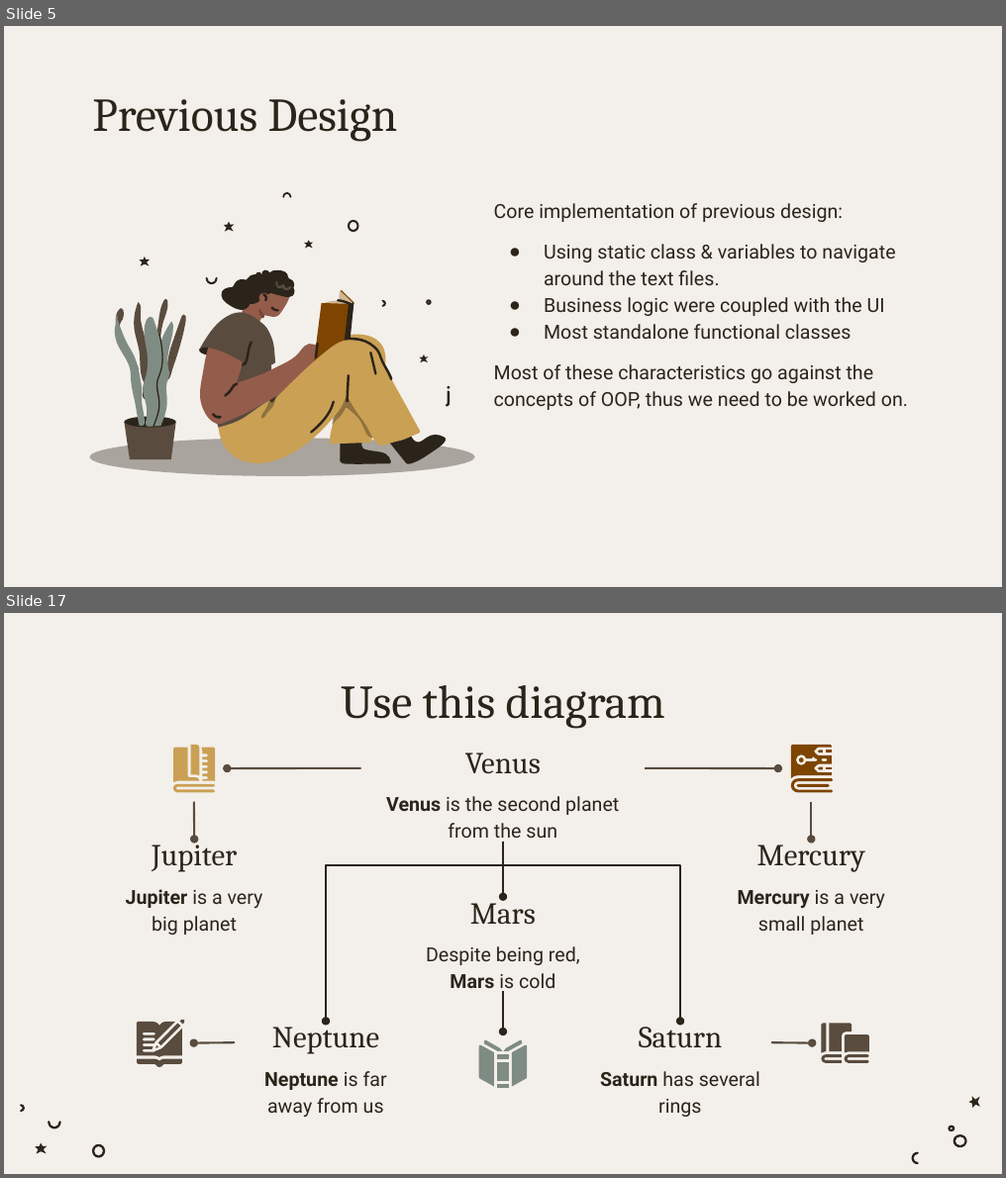
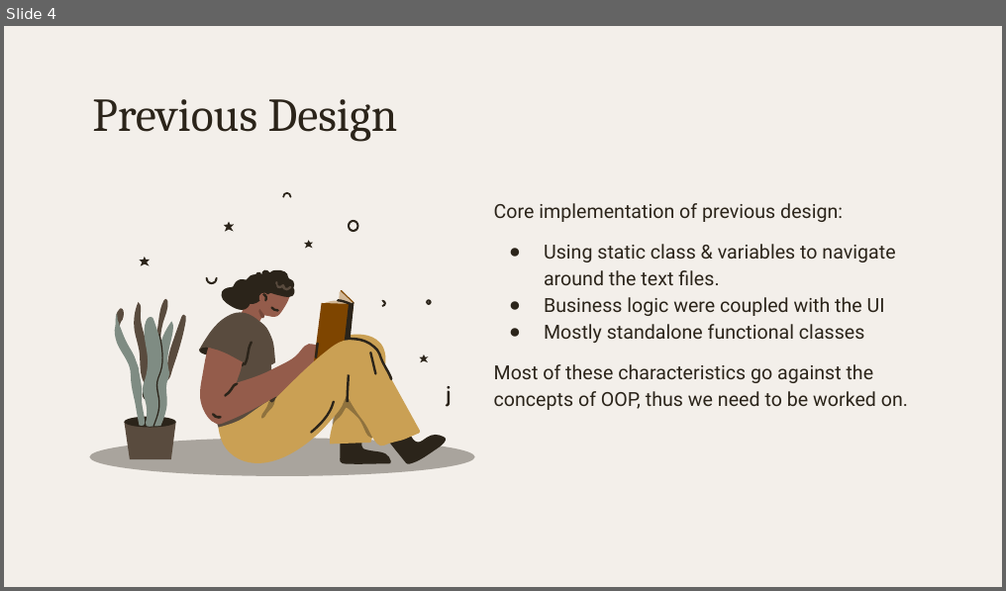
Before and after one commit to hasin023/LinguaL, a slide deck: LinguLFinal.pptx. Shown one above the other, each under a label of ours: slides 5 and 17 before the commit, slide 4 after it; the slides between them are not shown. The pictures are 1006x1178 and 1006x591 pixels, drawn with LibreOffice and Linux fonts; fonts in the diff are those of the drawing. Boxes give left, top, right and bottom in pixels: in the first picture for what was removed or moved away, otherwise in the second. Text is boxed around its words. In the diff, an @@ line names an element or a change of style, - is before the commit and + after.

```diff
--- a/LinguLFinal.pptx
+++ b/LinguLFinal.pptx
@@ slide 17 removed at [4,613,1002,1174], background #F3EFEA @@
@@ title removed at [341,685,665,729] @@
-Use this diagram
@@ group removed at [172,745,216,792]: 4 freeform shapes @@
@@ text removed at [465,753,541,773] @@
-Venus
@@ group removed at [791,745,834,792]: 8 freeform shapes @@
@@ arrow removed from (361, 768) to (228, 768) @@
@@ arrow removed from (645, 768) to (778, 768) @@
@@ arrow removed from (194, 802) to (195, 840) @@
@@ text removed at [386,796,619,844] @@
-Venus is the second planet from the sun
@@ arrow removed from (811, 802) to (811, 840) @@
@@ text removed at [152,839,237,872] @@
-Jupiter
@@ elbow arrow removed from (503, 842) to (326, 1021) @@
@@ elbow arrow removed from (503, 842) to (680, 1021) @@
@@ elbow arrow removed from (503, 842) to (503, 896) @@
@@ text removed at [757,839,865,872] @@
-Mercury
@@ text removed at [126,889,263,935] @@
-Jupiter is a very big planet
@@ text removed at [470,896,536,924] @@
-Mars
@@ text removed at [738,890,885,935] @@
-Mercury is a very small planet
@@ text removed at [426,947,580,994] @@
-Despite being red, Mars is cold
@@ arrow removed from (503, 991) to (503, 1032) @@
@@ group removed at [137,1019,184,1067]: 5 freeform shapes @@
@@ text removed at [272,1020,379,1055] @@
-Neptune
@@ text removed at [639,1020,722,1049] @@
-Saturn
@@ group removed at [822,1023,869,1064]: 5 freeform shapes @@
@@ arrow removed from (235, 1043) to (194, 1043) @@
@@ arrow removed from (771, 1043) to (812, 1043) @@
@@ line removed from (812, 1043) to (812, 1043) @@
@@ text removed at [264,1071,387,1117] @@
-Neptune is far away from us
@@ group removed at [479,1040,527,1089]: 7 freeform shapes @@
@@ text removed at [600,1071,760,1117] @@
-Saturn has several rings
@@ group removed at [20,1104,105,1158]: 4 freeform shapes @@
@@ group removed at [912,1096,979,1164]: 4 freeform shapes @@
@@ what was slide 5 is now slide 4 @@
@@ slide 4 changed as well @@
@@ subtitle at [544,324,864,343]: text changed @@
-● Most standalone functional classes
+● Mostly standalone functional classes
```
Also in this commit, not shown: 3 slides added, 12 other slides removed, 44 other files.
